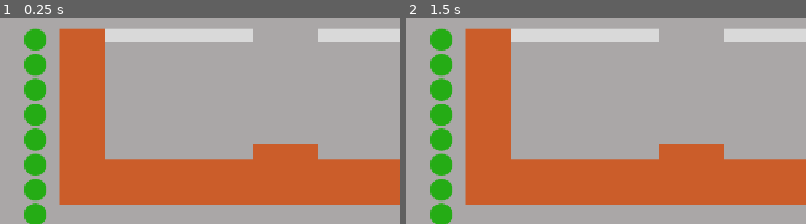
Above: before the commit, frames 1-2 (left to right).
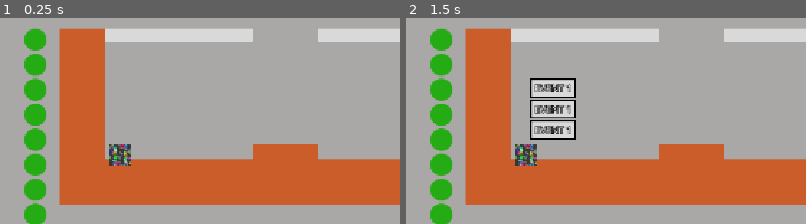
Above: after the commit, the same moments.

Repository: shi-reker/project-skinwalker
Game: Godot game, scene res://Scenes/school.tscn
Two runs of this game, one before a commit and one after it. Both use one fixed random seed, a clock stepped at 60 frames per second and the inputs below. This scene is started directly instead of the project's main scene.
Inputs (mouse positions are % of the whole screen's width and height, from its top left):
- Up to frame 1 (0.25 s): no input
- Up to frame 2 (1.5 s): click (15, 51) at 0.52 s; click (18, 35) at 1.27 s
The pictures show only the part of the screen within x 0-50%, y 18-68%; the shares and areas given below are measured in that part.

The runs differ from the first frame. In frame 1, 0.6% of the frame differs, in the area x 27-33%, y 61-72%; in frame 2, 3.4%, in the area x 27-43%, y 29-72%.

Commit message:
framework done

Diff:
--- /dev/null
+++ b/Scenes/Environments/event_button.tscn
@@ -0,0 +1,12 @@
+[gd_scene format=3 uid="uid://cn2a02on2ceme"]
+
+[ext_resource type="Texture2D" uid="uid://vel0elk7vb18" path="res://Assets/Visuals/icons/placeholder event button.png" id="1_6201r"]
+[ext_resource type="Script" uid="uid://c56yfsjqfbupl" path="res://Scripts/Environments/event_button.gd" id="1_ygqqn"]
+
+[node name="EventButton" type="TextureButton" unique_id=1178872233]
+offset_right = 65.0
+offset_bottom = 28.0
+texture_normal = ExtResource("1_6201r")
+texture_pressed = ExtResource("1_6201r")
+texture_hover = ExtResource("1_6201r")
+script = ExtResource("1_ygqqn")
--- /dev/null
+++ b/Scenes/Environments/interest_point.tscn
@@ -0,0 +1,35 @@
+[gd_scene format=3 uid="uid://buk8rjcec7rm6"]
+
+[ext_resource type="Script" uid="uid://cls6fn0664clb" path="res://Scripts/Environments/interest_point.gd" id="1_0ti0c"]
+[ext_resource type="Texture2D" uid="uid://cca6yrp7a0tsa" path="res://Assets/Visuals/icons/placeholder interest button.png" id="1_ud83b"]
+
+[node name="InterestPoint" type="TextureButton" unique_id=858540143 node_paths=PackedStringArray("grid")]
+anchors_preset = 8
+anchor_left = 0.5
+anchor_top = 0.5
+anchor_right = 0.5
+anchor_bottom = 0.5
+offset_left = -16.0
+offset_top = -16.0
+offset_right = 16.0
+offset_bottom = 16.0
+grow_horizontal = 2
+grow_vertical = 2
+texture_normal = ExtResource("1_ud83b")
+texture_pressed = ExtResource("1_ud83b")
+texture_hover = ExtResource("1_ud83b")
+script = ExtResource("1_0ti0c")
+grid = NodePath("VBoxContainer")
+
+[node name="VBoxContainer" type="VBoxContainer" parent="." unique_id=1930266312]
+layout_mode = 1
+anchors_preset = -1
+offset_left = 22.0
+offset_top = -34.0
+offset_right = 87.0
+offset_bottom = -6.0
+grow_vertical = 0
+theme_override_constants/separation = 2
+alignment = 2
+
+[connection signal="pressed" from="." to="." method="_on_pressed"]
--- a/Scenes/school.tscn
+++ b/Scenes/school.tscn
@@ -1,6 +1,7 @@
 [gd_scene format=3 uid="uid://de5tcsbmtfth5"]
 
 [ext_resource type="Texture2D" uid="uid://cvtki456ulg8f" path="res://Assets/Visuals/school map placeholder.png" id="1_mlgpo"]
+[ext_resource type="PackedScene" uid="uid://buk8rjcec7rm6" path="res://Scenes/Environments/interest_point.tscn" id="2_hnxbv"]
 
 [node name="School" type="Control" unique_id=1309802306]
 layout_mode = 3
@@ -10,8 +11,14 @@
 grow_horizontal = 2
 grow_vertical = 2
 
-[node name="TextureRect" type="TextureRect" parent="." unique_id=1550547036]
+[node name="BG" type="TextureRect" parent="." unique_id=1550547036]
 layout_mode = 0
 offset_right = 40.0
 offset_bottom = 40.0
 texture = ExtResource("1_mlgpo")
+
+[node name="InterestPoint" parent="." unique_id=858540143 instance=ExtResource("2_hnxbv")]
+layout_mode = 1
+anchors_preset = -1
+anchor_left = 0.15
+anchor_right = 0.15
--- /dev/null
+++ b/Scripts/Environments/event_button.gd
@@ -0,0 +1,2 @@
+extends TextureButton
+class_name EventButton
--- /dev/null
+++ b/Scripts/Environments/interest_point.gd
@@ -0,0 +1,17 @@
+extends TextureButton
+class_name InterestButton
+
+var events = preload("res://Scenes/Environments/event_button.tscn")
+@export var grid:VBoxContainer
+
+func _ready() -> void:
+	var nEvents = randi_range(1, 3)
+
+	for e in nEvents:
+		var newEvent:EventButton = events.instantiate()
+		grid.add_child(newEvent)
+		newEvent.hide()
+
+func _on_pressed() -> void:
+	for child in grid.get_children():
+		child.show()
Binary file added: Assets/Visuals/icons/placeholder event button.png
Not shown, added: Assets/Visuals/icons/placeholder event button.png.import
Binary file added: Assets/Visuals/icons/placeholder interest button.png
Not shown, added: Assets/Visuals/icons/placeholder interest button.png.import
Not shown, added: Scripts/Environments/event_button.gd.uid
Not shown, added: Scripts/Environments/interest_point.gd.uid
